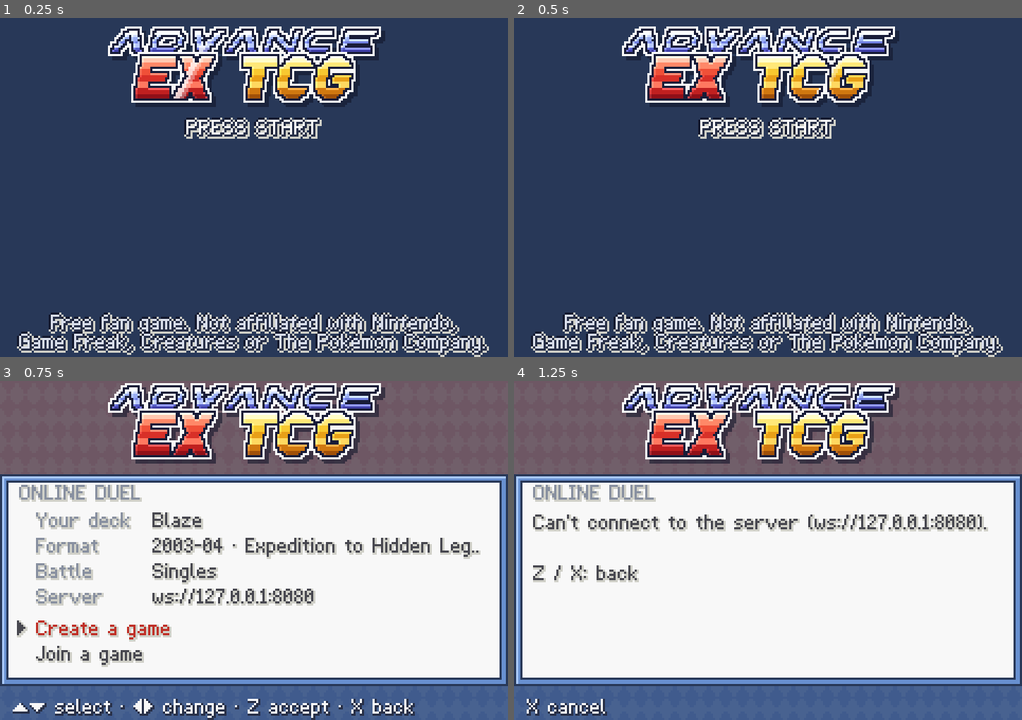
Above: before the commit, frames 1-4 (two rows, left to right).
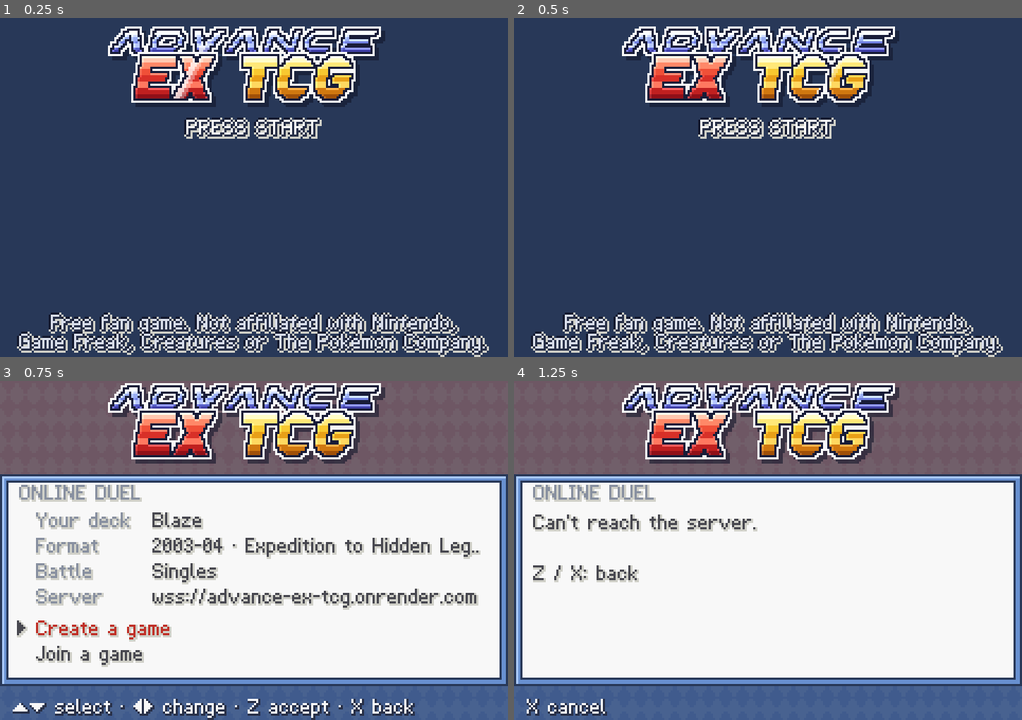
Above: after the commit, the same moments.

Repository: A-monardes/advance-ex-tcg
Game: Godot game, scene res://scenes/duel.tscn
Same seed, same stepped clock (60 frames per second), same inputs: the game is played once before the commit and once after it.
Inputs (mouse positions are in pixels of both pictures, inside the frame that each line leads up to):
- Up to frame 1 (0.25 s): no input
- Up to frame 2 (0.5 s): no input
- Up to frame 3 (0.75 s): tap Enter at 0.5 s; move the mouse to (228, 618) at 0.52 s; hold Up from 0.53 s (still down); tap Z at 0.6 s; click (228, 618) at 0.67 s
- Up to frame 4 (1.25 s): keep holding Up; tap Space at 0.77 s

Frames 1-2 are identical in both runs. In frame 3, 1.8% of the frame differs, in the area x 34-95%, y 61-68%; in frame 4, 2.2%, in the area x 14-94%, y 39-45%.

Commit message:
Online: el relay de Render como servidor por defecto (wss://advance-ex-tcg.onrender.com)
Co-Authored-By: Claude Opus 5.5 <noreply@anthropic.com>
Claude-Session: https://claude.ai/code/session_01QVrjYtuAkSAqcLL782mo1u

Diff:
--- a/engine/net_link.gd
+++ b/engine/net_link.gd
@@ -7,7 +7,7 @@
 ## Uso: host(url) o join(url, "ABCD"), y poll() en cada cuadro. Lo que manda el otro queda
 ## en inbox (diccionarios); send(dic) se lo manda.
 
-const DEFAULT_URL := "ws://127.0.0.1:8080"
+const DEFAULT_URL := "wss://advance-ex-tcg.onrender.com"    # el relay del juego, en Render (server/relay.js)
 
 var ws := WebSocketPeer.new()
 var url := ""
